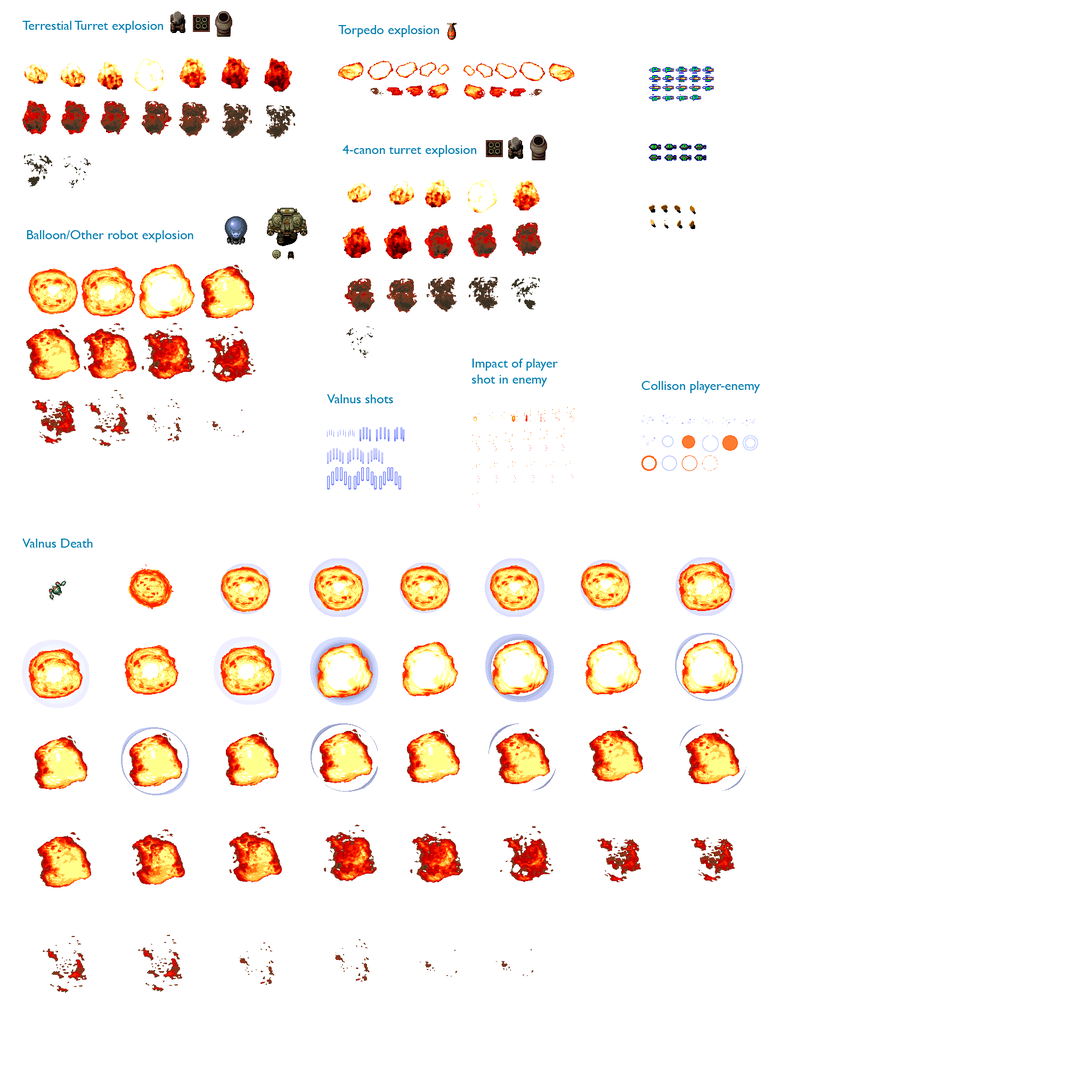
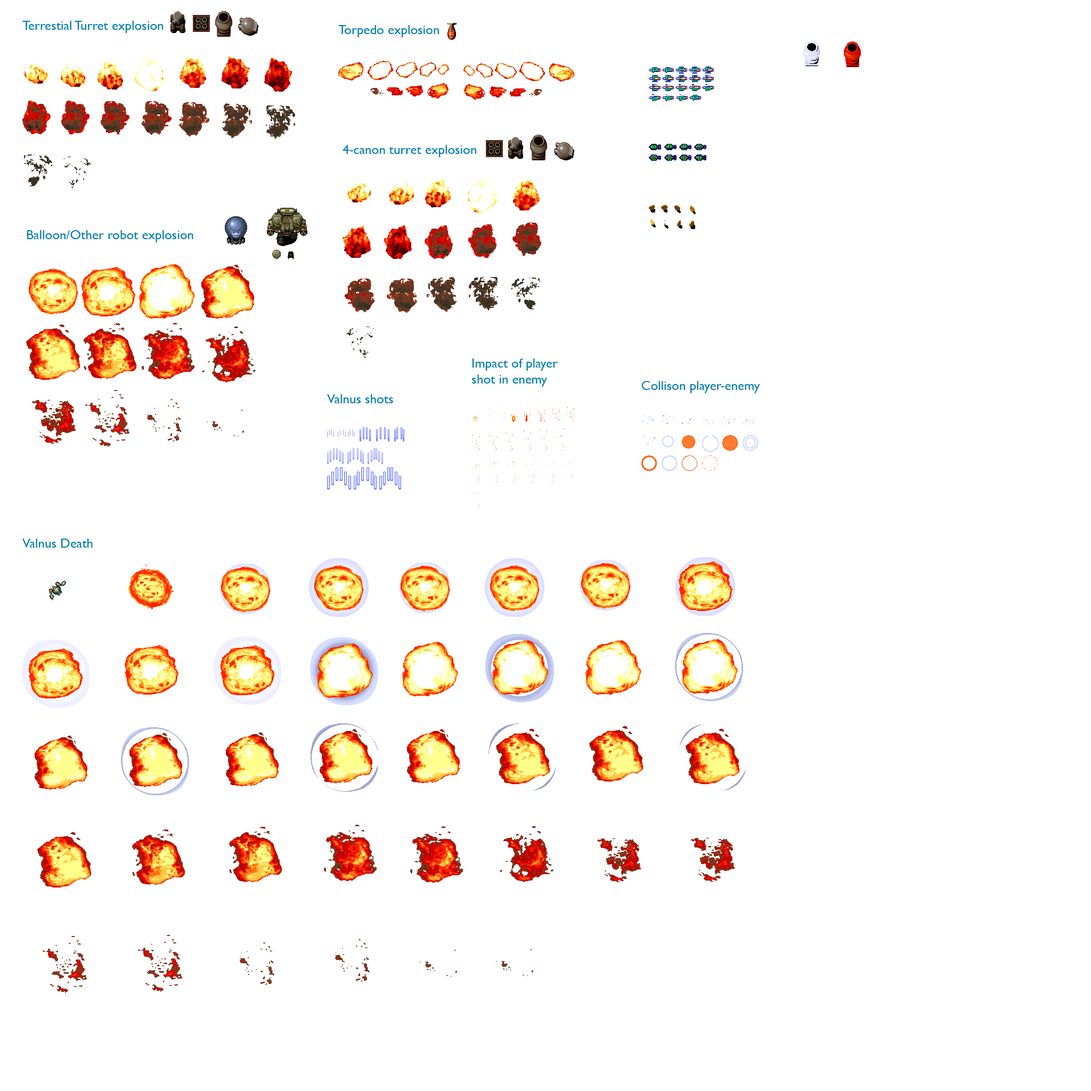
Before/after of a 1091x1091 layered artwork. What changed in the layer stack:
added layer "Capa 19" above "Capa 17" over left=803, top=41, right=862, bottom=68
renamed "Capa 9" to "Capa 17", painted on it over left=238, top=17, right=575, bottom=161
